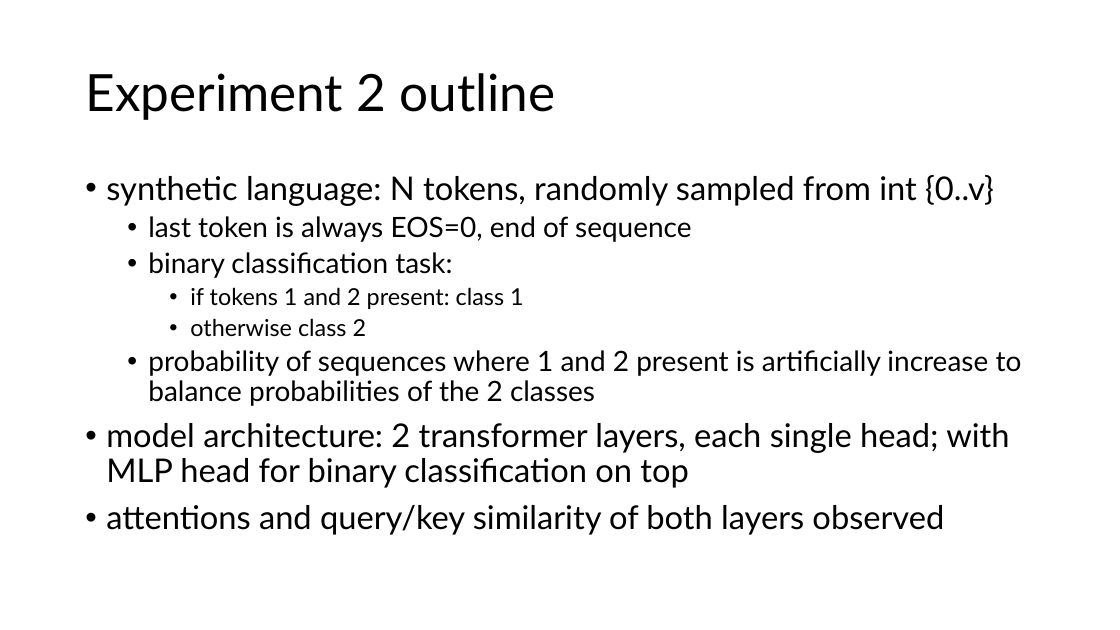
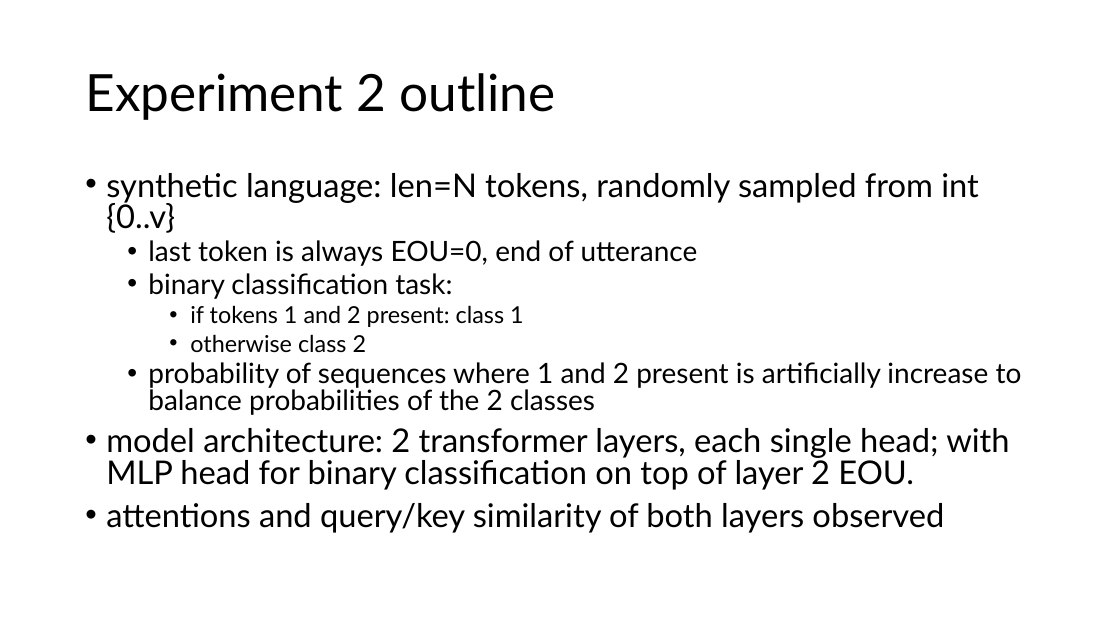
Before and after one commit to AlexTunlaw/eru, a slide deck: slide 1 of notes/2024 12 25 experiment 2.pptx. Drawn at 1120x630 pixels with LibreOffice and Linux fonts; fonts in the diff are those of the drawing. Boxes give left, top, right and bottom in pixels: in the first picture for what was removed or moved away, otherwise in the second. Text is boxed around its words. In the diff, an @@ line names an element or a change of style, - is before the commit and + after.

```diff
--- a/notes/2024 12 25 experiment 2.pptx
+++ b/notes/2024 12 25 experiment 2.pptx
@@ text at box(106, 173, 979, 266): text changed @@
-• synthetic language: N tokens, randomly sampled from int {0..v}
-  • last token is always EOS=0, end of sequence
+• synthetic language: len=N tokens, randomly sampled from int {0..v}
+  • last token is always EOU=0, end of utterance
@@ text at box(106, 273, 1022, 533): line spacing 0.9 to 0.8 @@
@@ text at box(106, 428, 1009, 490): text changed @@
-• model architecture: 2 transformer layers, each single head; with MLP head for binary classification on top
+• model architecture: 2 transformer layers, each single head; with MLP head for binary classification on top of layer 2 EOU.
```
Also in this commit, not shown: 1 other slide changed, 1 slide added, 4 other files.
